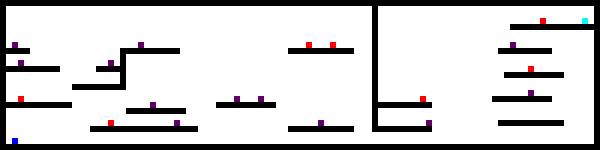
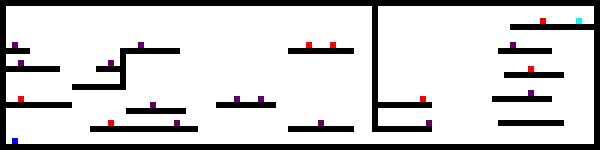
Revision of a layered 600×150 image; what changed, layer by layer:
painted on "Background" over [left=576, top=18, right=588, bottom=24]
